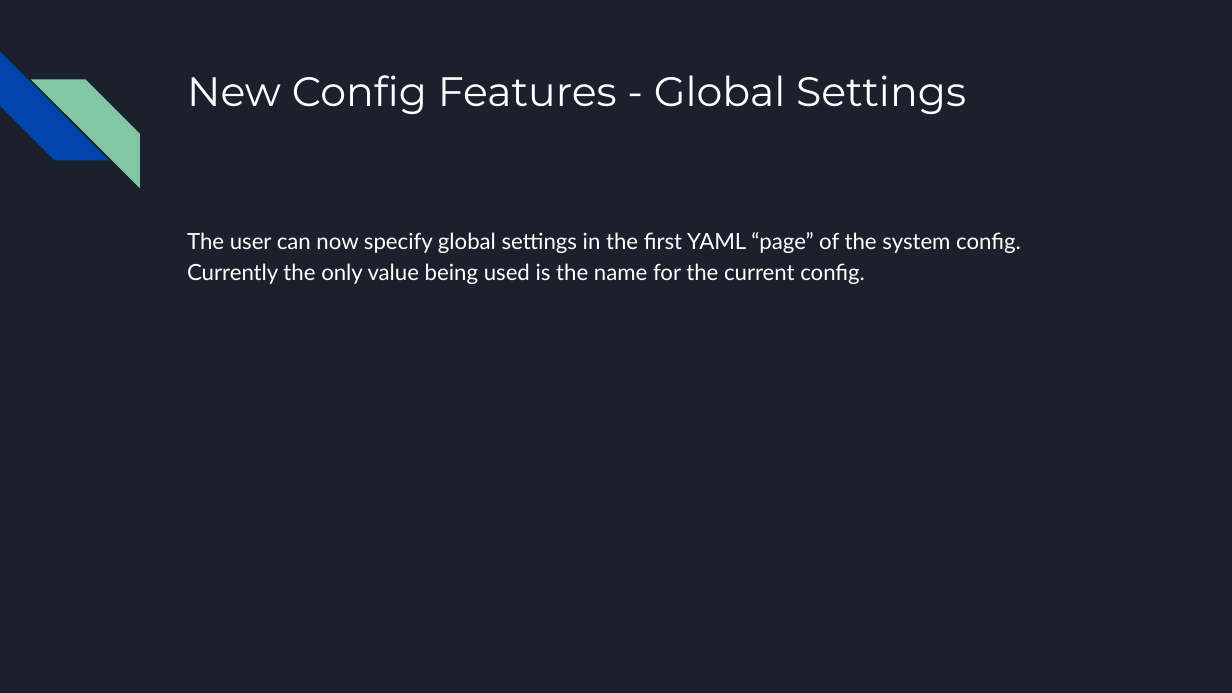
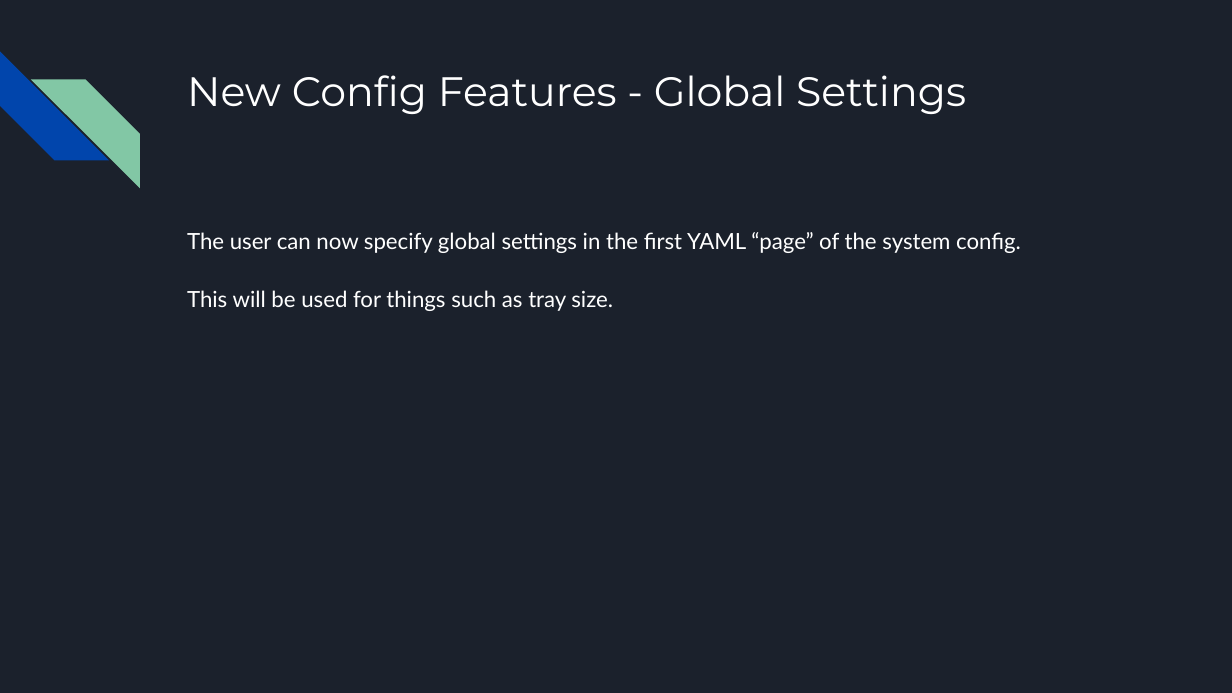
Before and after one commit to killsap/automated-multi-cycle-farming-in-space-website, a slide deck: slide 7 of docs/Milestone4Presentation.pptx. Drawn at 1232x693 pixels with LibreOffice and Linux fonts; fonts in the diff are those of the drawing. Boxes give left, top, right and bottom in pixels: in the first picture for what was removed or moved away, otherwise in the second. Text is boxed around its words. In the diff, an @@ line names an element or a change of style, - is before the commit and + after.

Commit message:
updated

```diff
--- a/docs/Milestone4Presentation.pptx
+++ b/docs/Milestone4Presentation.pptx
@@ text at (187, 232, 1021, 311): text changed @@
-The user can now specify global settings in the first YAML “page” of the system config. Currently the only value being used is the name for the current config.
+The user can now specify global settings in the first YAML “page” of the system config.
+This will be used for things such as tray size.
```
Also in this commit, not shown: 5 slides added.
